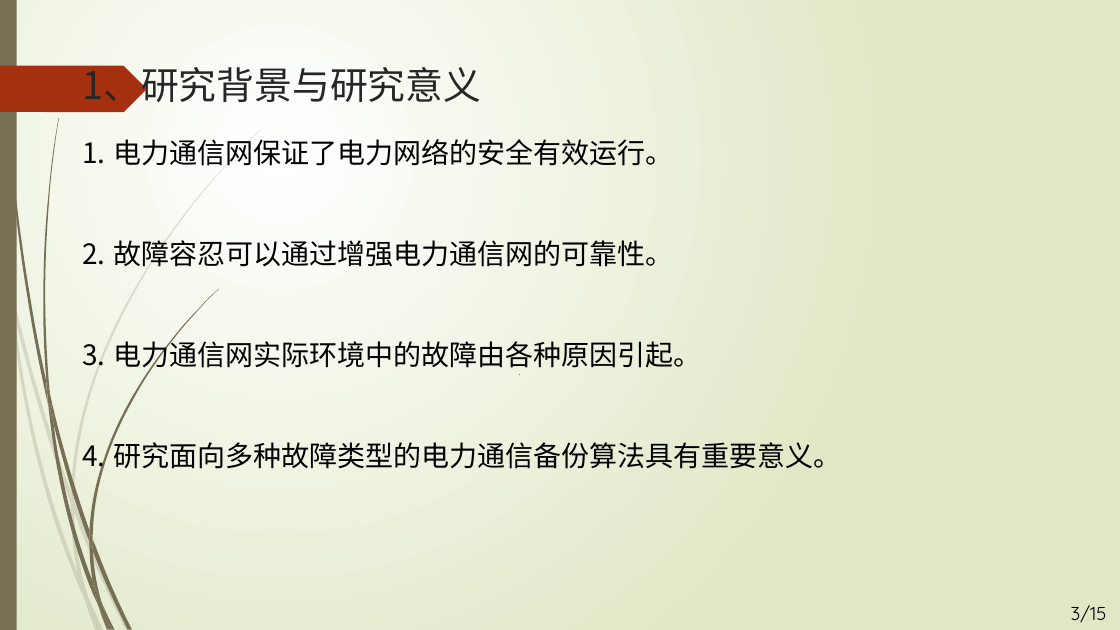
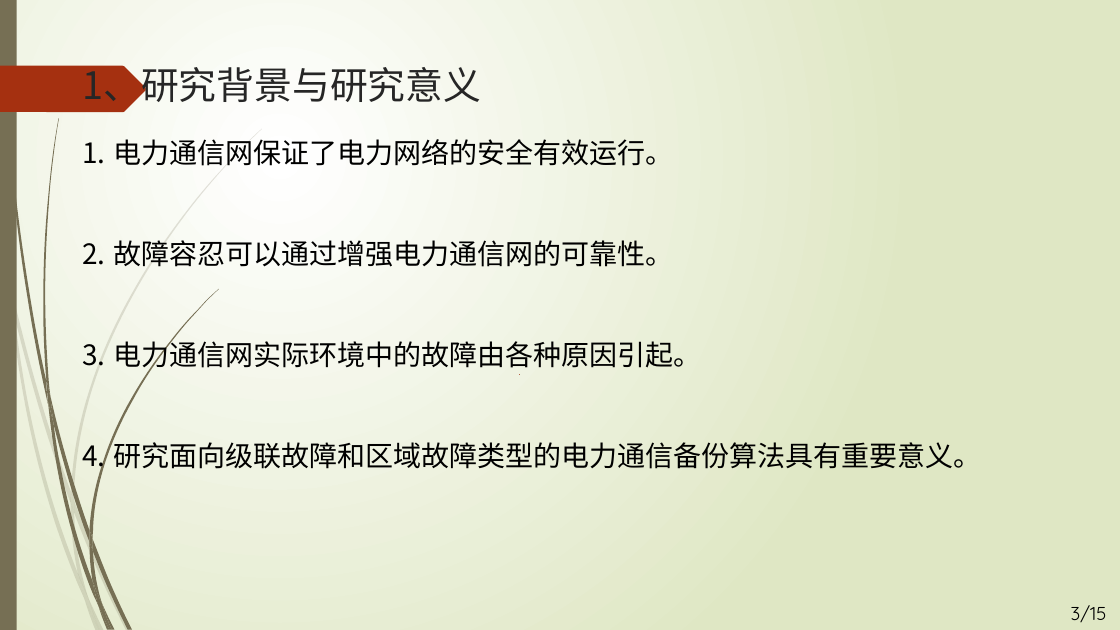
Before and after one commit to weiwensangsang/academic_v4, a slide deck: slide 3 of 2016111417_夏震_答辩PPT.pptx. Drawn at 1120x630 pixels with LibreOffice and Linux fonts; fonts in the diff are those of the drawing. Boxes give left, top, right and bottom in pixels: in the first picture for what was removed or moved away, otherwise in the second. Text is boxed around its words. In the diff, an @@ line names an element or a change of style, - is before the commit and + after.

```diff
--- a/2016111417_夏震_答辩PPT.pptx
+++ b/2016111417_夏震_答辩PPT.pptx
@@ text at [114, 442, 982, 469]: text changed @@
-4. 研究面向多种故障类型的电力通信备份算法具有重要意义。
+4. 研究面向级联故障和区域故障类型的电力通信备份算法具有重要意义。
```
Also in this commit, not shown: 3 other slides changed.
